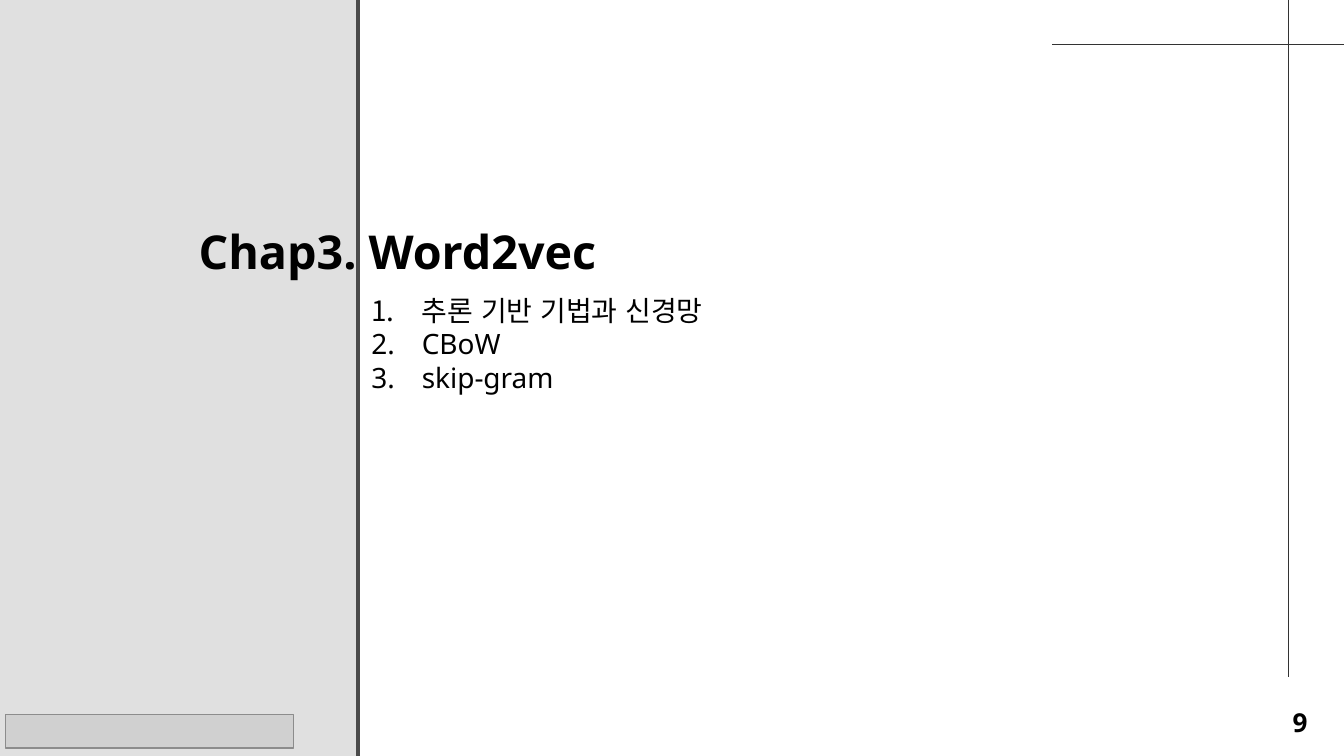
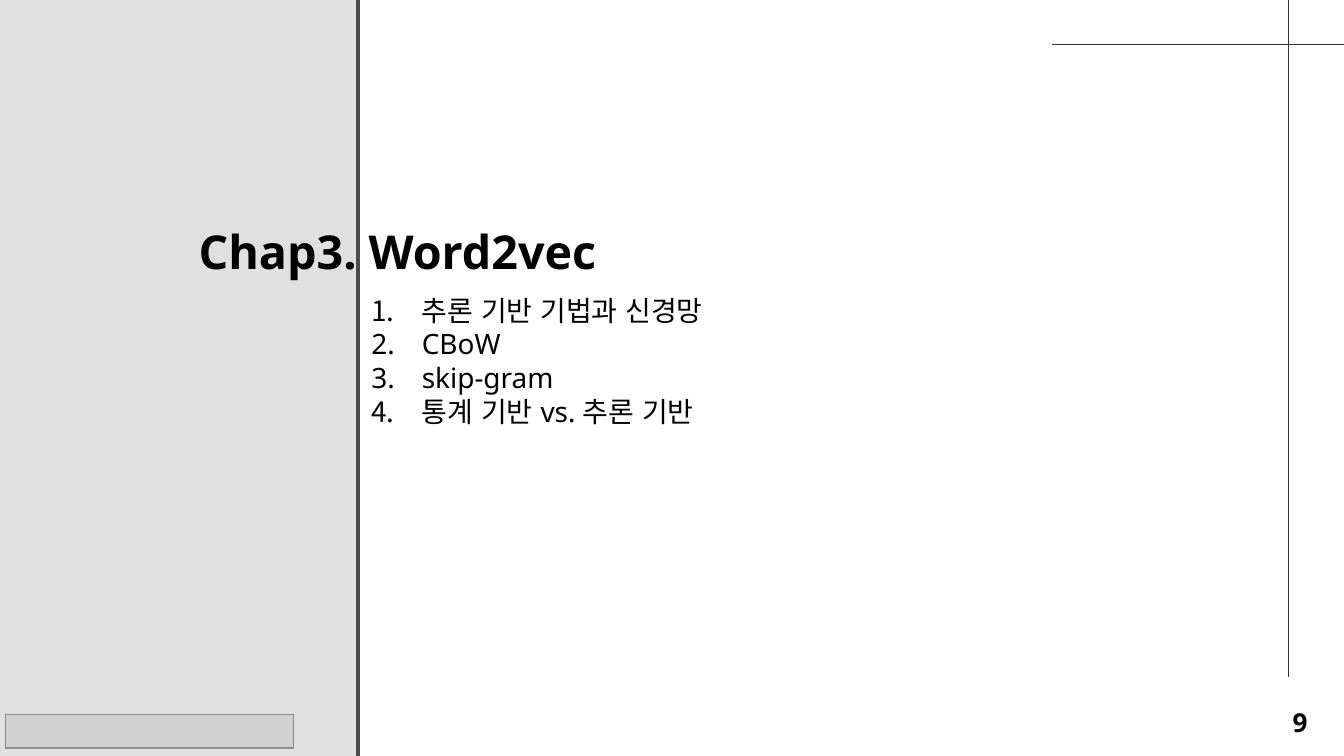
Before and after one commit to seungdeng/Deep-Learning-from-Scratch, a slide deck: slide 9 of study/발표자료/20250220_밑딥2_이승건_chap2345발표자료_NotoSans.pptx. Drawn at 1344x756 pixels with LibreOffice and Linux fonts; fonts in the diff are those of the drawing; grey boxes stand for pictures. Boxes give left, top, right and bottom in pixels: in the first picture for what was removed or moved away, otherwise in the second. Text is boxed around its words. In the diff, an @@ line names an element or a change of style, - is before the commit and + after.

```diff
--- a/study/발표자료/20250220_밑딥2_이승건_chap2345발표자료_NotoSans.pptx
+++ b/study/발표자료/20250220_밑딥2_이승건_chap2345발표자료_NotoSans.pptx
@@ text at [422, 394, 694, 425]: paragraph added @@
+4. 통계 기반 vs. 추론 기반
```
Also in this commit, not shown: 3 other slides changed.
